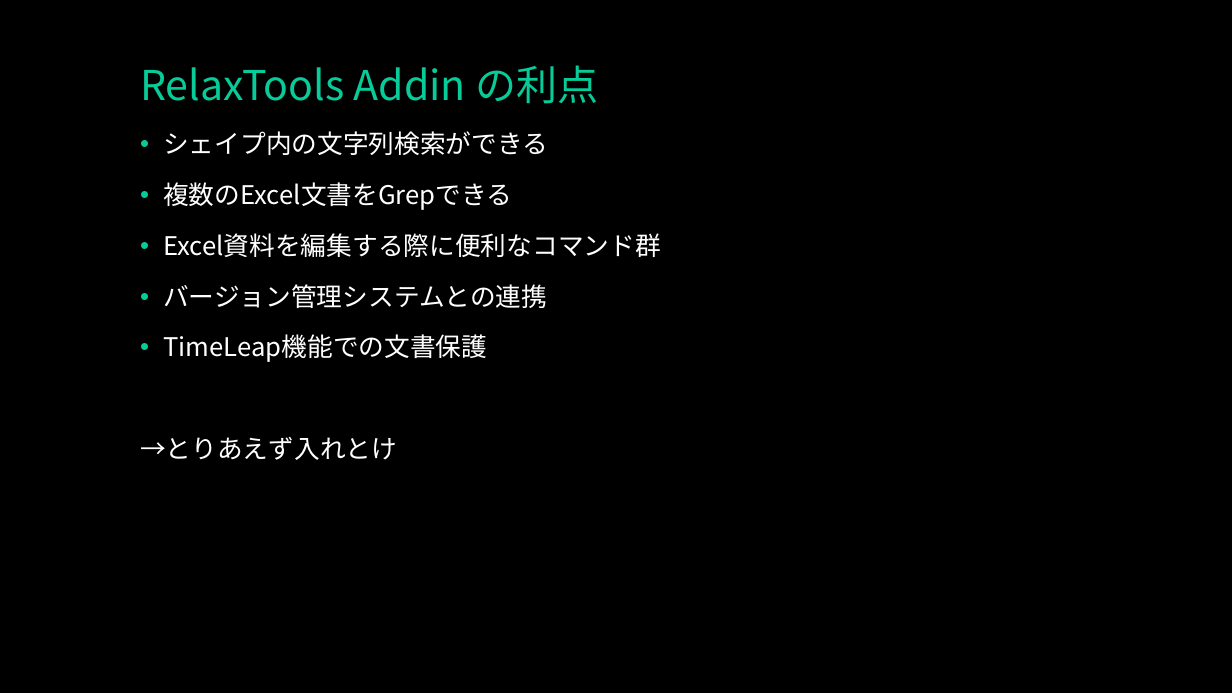
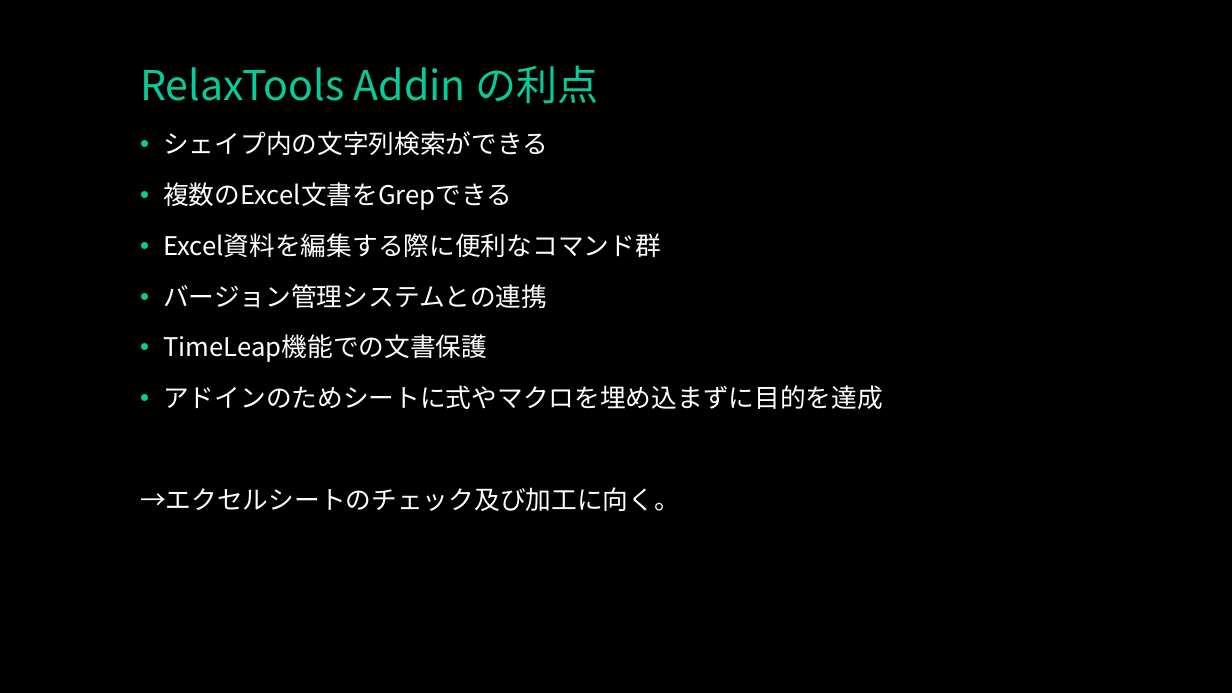
Before and after one commit to RelaxTools/RelaxTools-Addin, a slide deck: slide 3 of RelaxTools.pptx. Drawn at 1232x693 pixels with LibreOffice and Linux fonts; fonts in the diff are those of the drawing. Boxes give left, top, right and bottom in pixels: in the first picture for what was removed or moved away, otherwise in the second. Text is boxed around its words. In the diff, an @@ line names an element or a change of style, - is before the commit and + after.

```diff
--- a/RelaxTools.pptx
+++ b/RelaxTools.pptx
@@ text at box(140, 385, 883, 511): text changed @@
-→とりあえず入れとけ
+• アドインのためシートに式やマクロを埋め込まずに目的を達成
+→エクセルシートのチェック及び加工に向く。
```
Also in this commit, not shown: 3 other slides changed.
